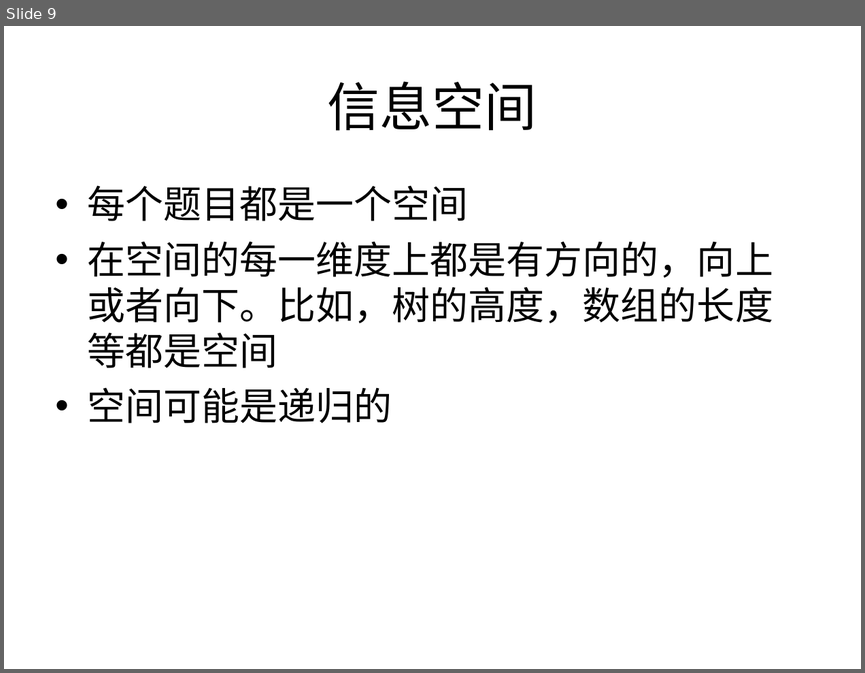
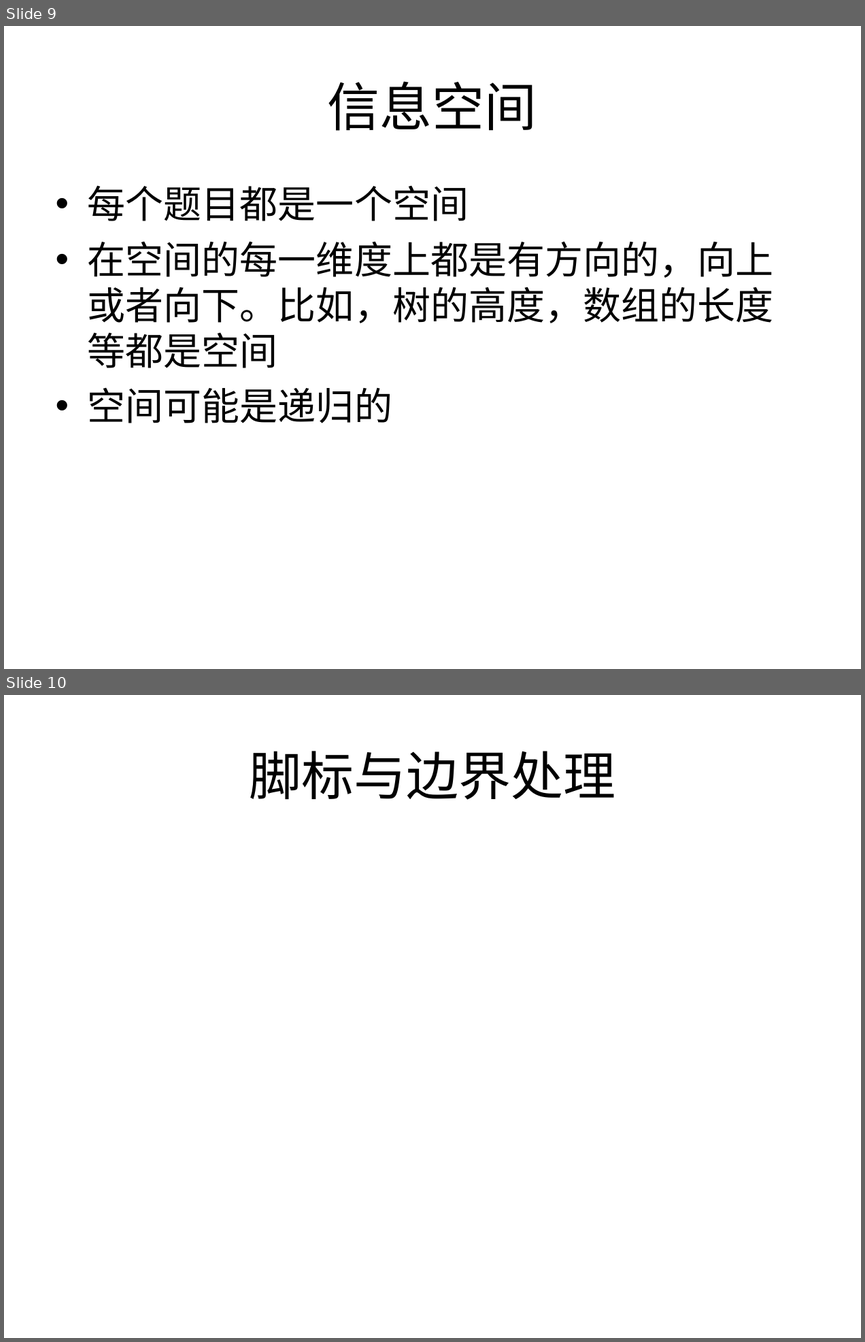
Before and after one commit to houjingbiao/leetcode, a slide deck: conclusion/conclusion.ppt. Shown one above the other, each under a label of ours: slide 9 before the commit, slides 9 and 10 after it. The pictures are 865x673 and 865x1342 pixels, drawn with LibreOffice and Linux fonts; fonts in the diff are those of the drawing. Boxes give left, top, right and bottom in pixels: in the first picture for what was removed or moved away, otherwise in the second. Text is boxed around its words. In the diff, an @@ line names an element or a change of style, - is before the commit and + after.

Commit message:
-update conclusion.ppt

```diff
--- a/conclusion/conclusion.ppt
+++ b/conclusion/conclusion.ppt
@@ slide 10 added at (x1=4, y1=695, x2=861, y2=1338), background #FFFFFF @@
@@ title added at (x1=249, y1=751, x2=615, y2=800), 44 pt, text #000000 @@
+脚标与边界处理
```
